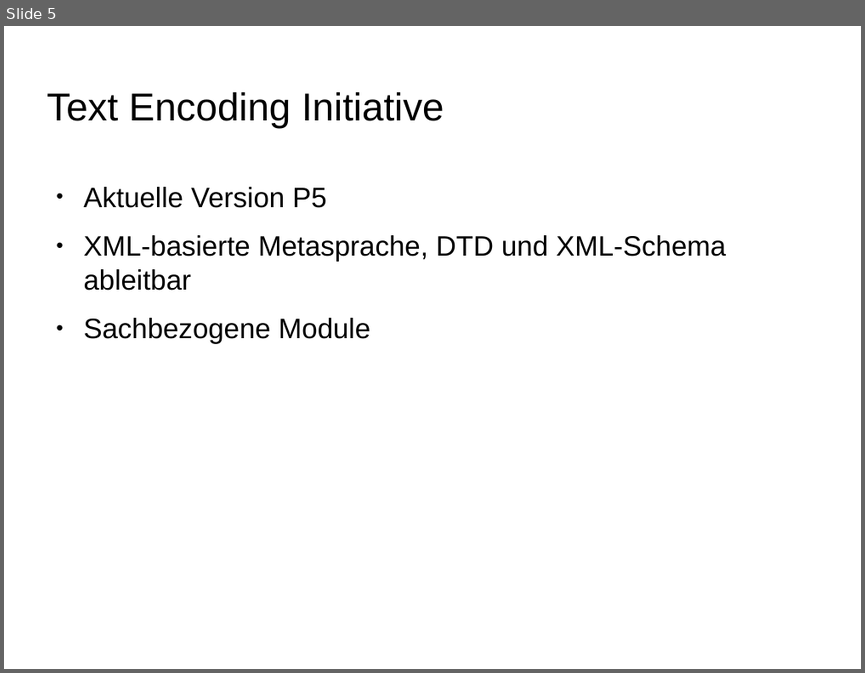
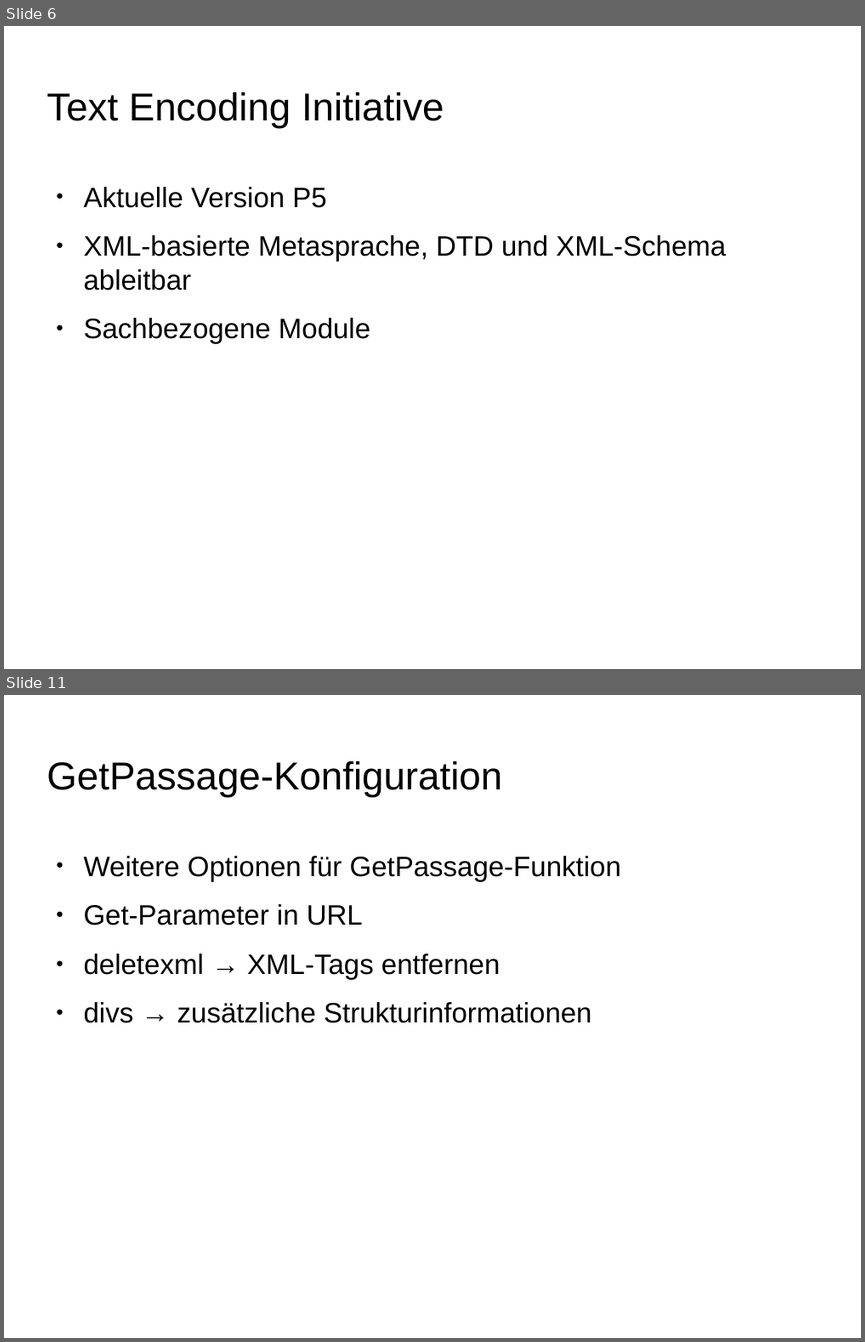
Before and after one commit to alkern/TeiRD, a slide deck: doc/präsentation.odp. Shown one above the other, each under a label of ours: slide 5 before the commit, slides 6 and 11 after it; the slides between them are not shown. The pictures are 865x673 and 865x1342 pixels, drawn with LibreOffice and Linux fonts; fonts in the diff are those of the drawing; background and template pictures are left out. Boxes give left, top, right and bottom in pixels: in the first picture for what was removed or moved away, otherwise in the second. Text is boxed around its words. In the diff, an @@ line names an element or a change of style, - is before the commit and + after.

```diff
--- a/doc/präsentation.odp
+++ b/doc/präsentation.odp
@@ slide 11 added at bbox=[4, 695, 861, 1338], background picture (left out) @@
@@ title added at bbox=[46, 761, 502, 798], 36 pt, text #000000 @@
+GetPassage-Konfiguration
@@ text added at bbox=[84, 856, 621, 1023], 26 pt, text #000000 @@
+● Weitere Optionen für GetPassage-Funktion
+● Get-Parameter in URL
+● deletexml → XML-Tags entfernen
+● divs → zusätzliche Strukturinformationen
@@ what was slide 5 is now slide 6 @@
```
Also in this commit, not shown: 7 slides changed, 13 other slides added, 5 other files.
